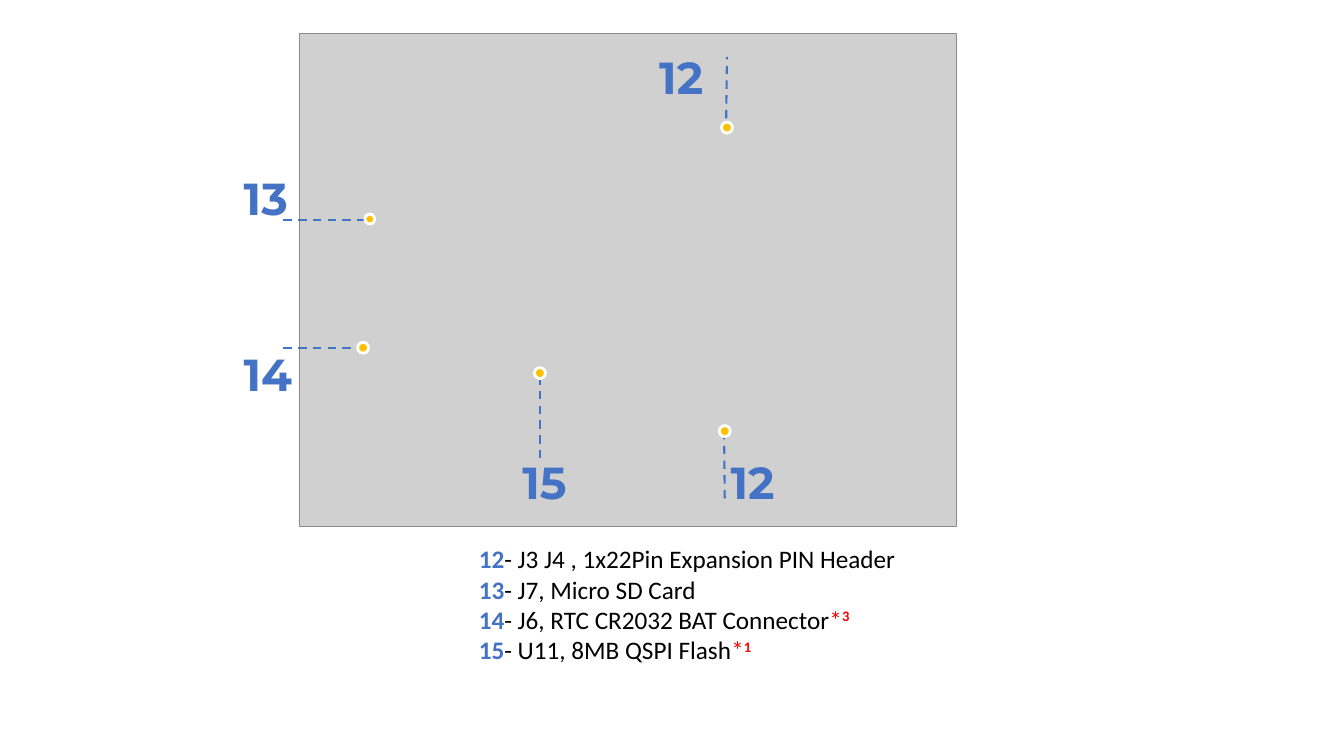
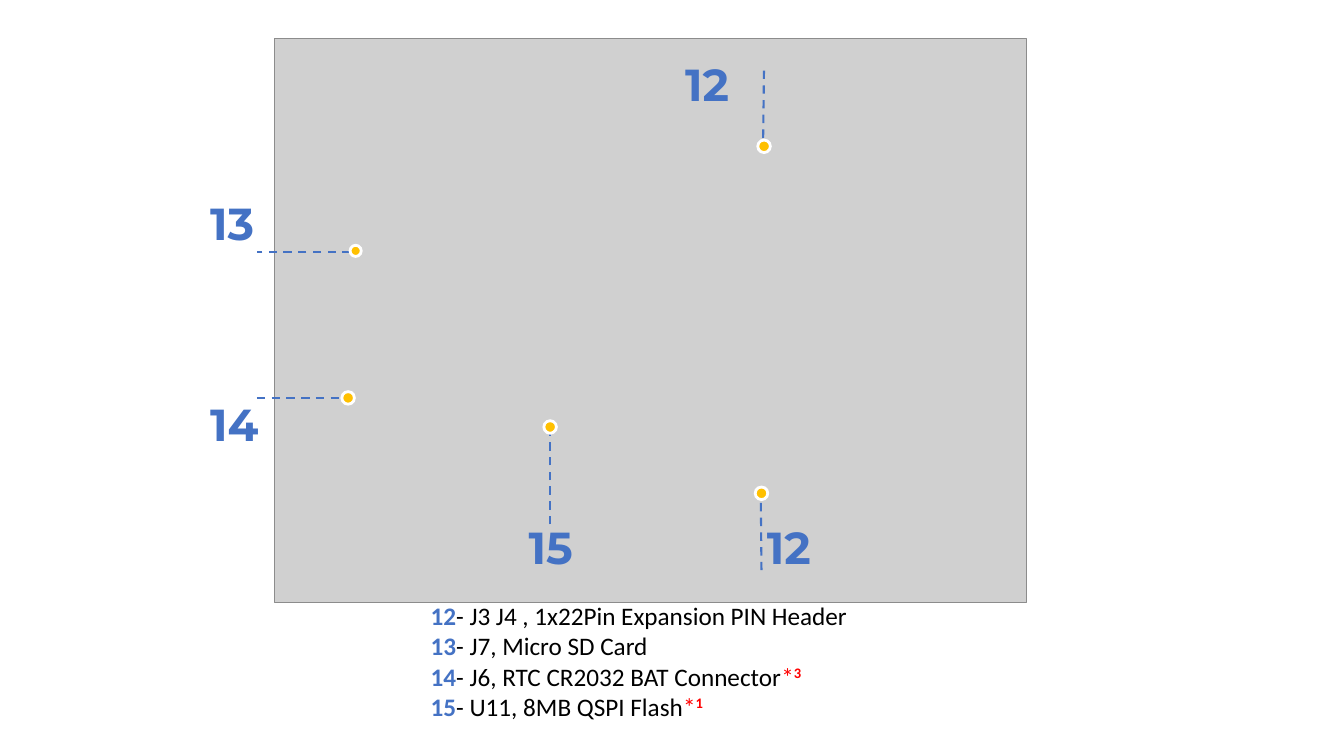
Before and after one commit to SeeedDocument/Arch_Mix, a slide deck: slide 2 of img/pinout.pptx. Drawn at 1344x756 pixels with LibreOffice and Linux fonts; fonts in the diff are those of the drawing; grey boxes stand for pictures. Boxes give left, top, right and bottom in pixels: in the first picture for what was removed or moved away, otherwise in the second. Text is boxed around its words. In the diff, an @@ line names an element or a change of style, - is before the commit and + after.

```diff
--- a/img/pinout.pptx
+++ b/img/pinout.pptx
@@ picture resized from (x1=299, y1=33, x2=957, y2=526) to (x1=275, y1=39, x2=1027, y2=603) @@
@@ text "12" moved from (x1=659, y1=62, x2=703, y2=94) to (x1=685, y1=69, x2=729, y2=101) @@
@@ line moved from (726, 133) - (727, 57) to (763, 152) - (764, 66) @@
@@ ellipse moved from (x1=722, y1=122, x2=733, y2=133) to (x1=758, y1=140, x2=770, y2=152) @@
@@ text "13" rewrapped from (x1=244, y1=183, x2=288, y2=221) to (x1=210, y1=208, x2=254, y2=241) @@
@@ line moved from (366, 220) - (283, 220) to (351, 252) - (257, 252) @@
@@ ellipse moved from (x1=365, y1=214, x2=375, y2=224) to (x1=350, y1=245, x2=361, y2=256) @@
@@ text "14" moved from (x1=244, y1=348, x2=292, y2=391) to (x1=210, y1=397, x2=258, y2=441) @@
@@ line moved from (283, 348) - (358, 348) to (257, 398) - (342, 398) @@
@@ ellipse moved from (x1=358, y1=342, x2=369, y2=353) to (x1=342, y1=392, x2=354, y2=404) @@
@@ ellipse moved from (x1=534, y1=368, x2=545, y2=379) to (x1=544, y1=420, x2=557, y2=433) @@
@@ line moved from (540, 459) - (540, 378) to (551, 524) - (551, 433) @@
@@ ellipse moved from (x1=720, y1=425, x2=731, y2=437) to (x1=755, y1=487, x2=767, y2=499) @@
@@ line moved from (725, 498) - (724, 437) to (761, 571) - (761, 499) @@
@@ text "15" moved from (x1=522, y1=455, x2=566, y2=500) to (x1=529, y1=520, x2=573, y2=565) @@
@@ text "12" moved from (x1=731, y1=467, x2=775, y2=499) to (x1=767, y1=532, x2=811, y2=564) @@
@@ text "12- J3 J4 , 1x22Pin ..." moved from (x1=479, y1=550, x2=895, y2=663) to (x1=431, y1=607, x2=847, y2=720) @@
```
Also in this commit, not shown: 1 other slide changed, 2 other files.
